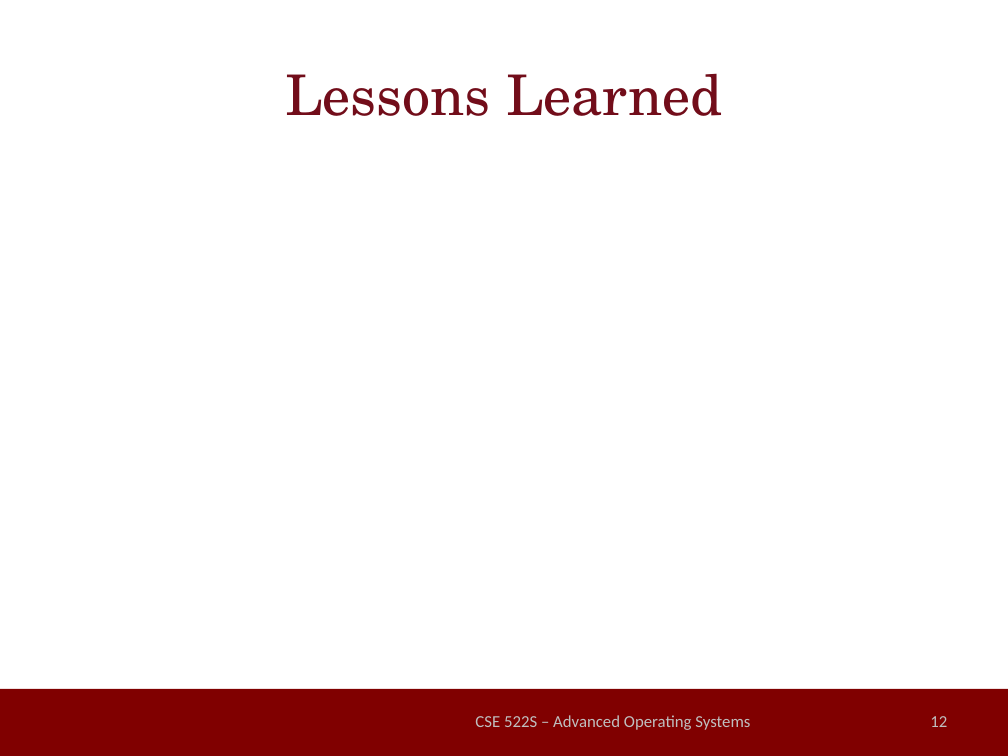
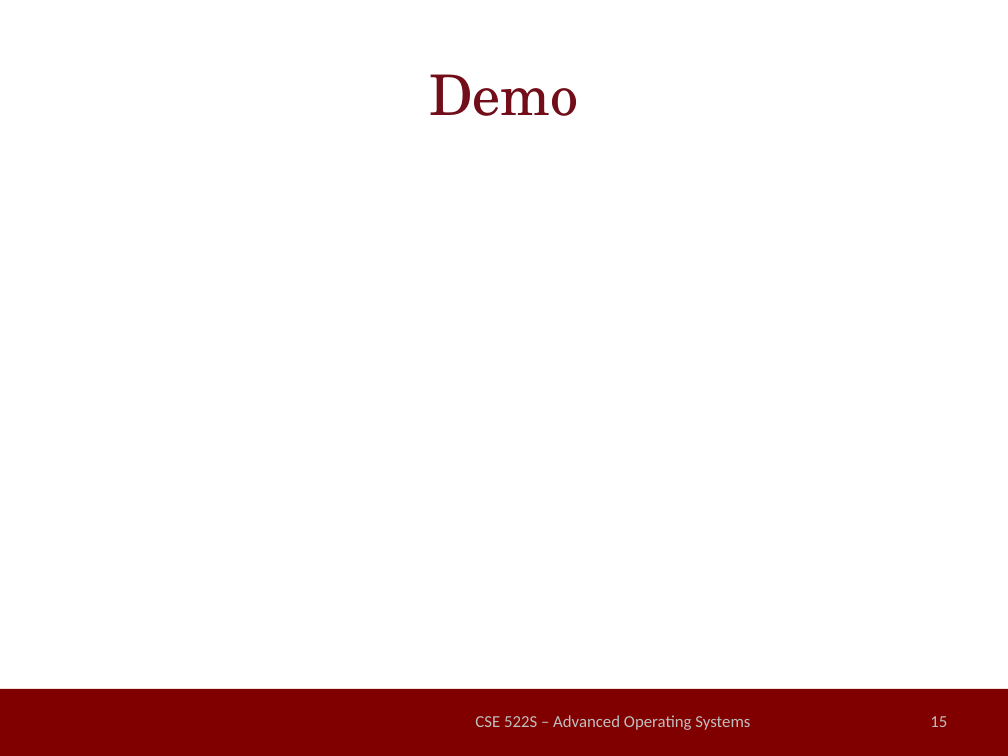
Before and after one commit to millerrt3/LinuxSuspendable, a slide deck: slide 15 of final_presentation.pptx (slide 12 before the commit). Drawn at 1008x756 pixels with LibreOffice and Linux fonts; fonts in the diff are those of the drawing; background and template pictures are left out. Boxes give left, top, right and bottom in pixels: in the first picture for what was removed or moved away, otherwise in the second. Text is boxed around its words. In the diff, an @@ line names an element or a change of style, - is before the commit and + after.

```diff
--- a/final_presentation.pptx
+++ b/final_presentation.pptx
@@ title at <box>429,74,578,116</box>: text changed @@
-Lessons Learned
+Demo
@@ page number at <box>930,716,947,727</box>: text changed @@
-12
+15
```
Also in this commit, not shown: 7 other slides changed, 4 slides added, 1 other file.
